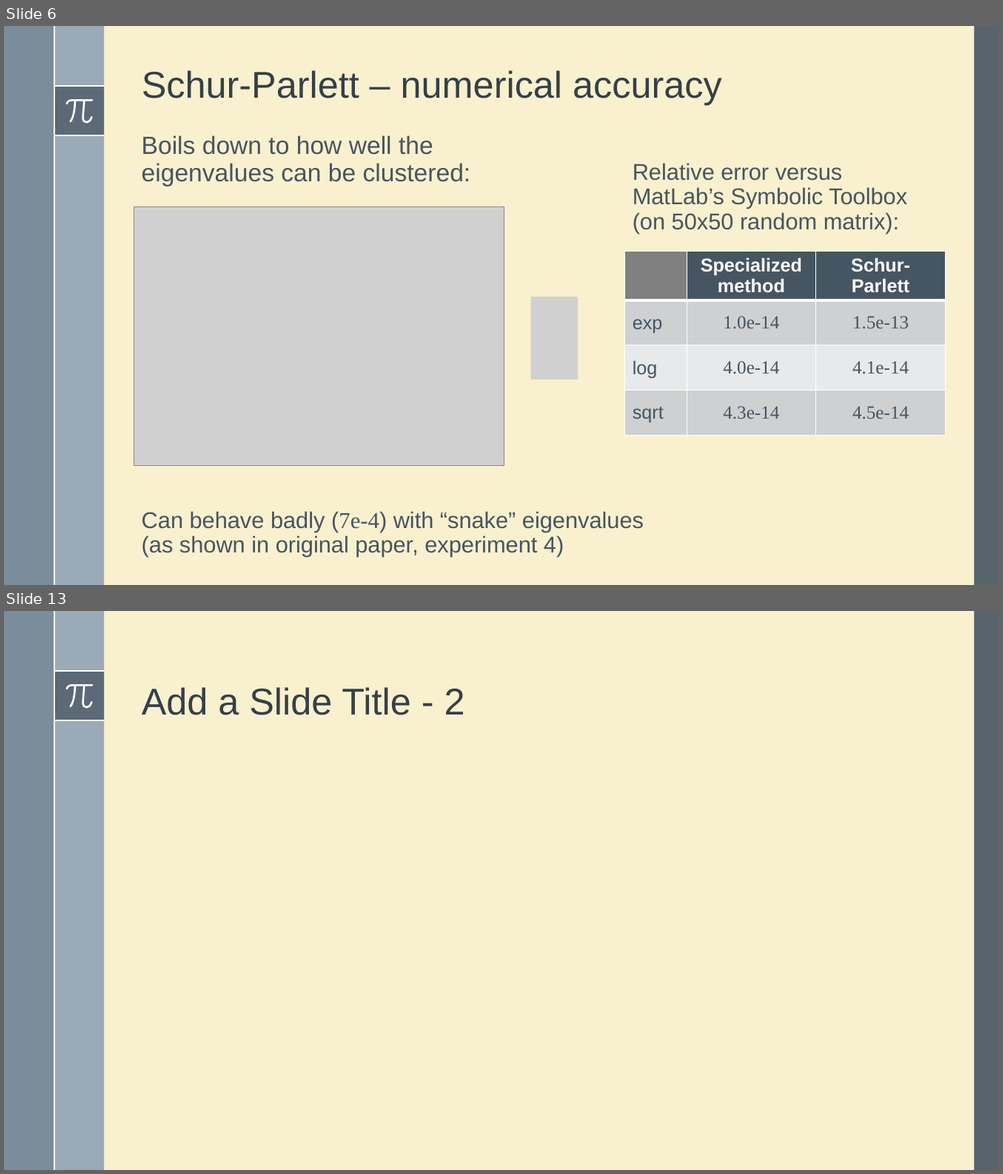
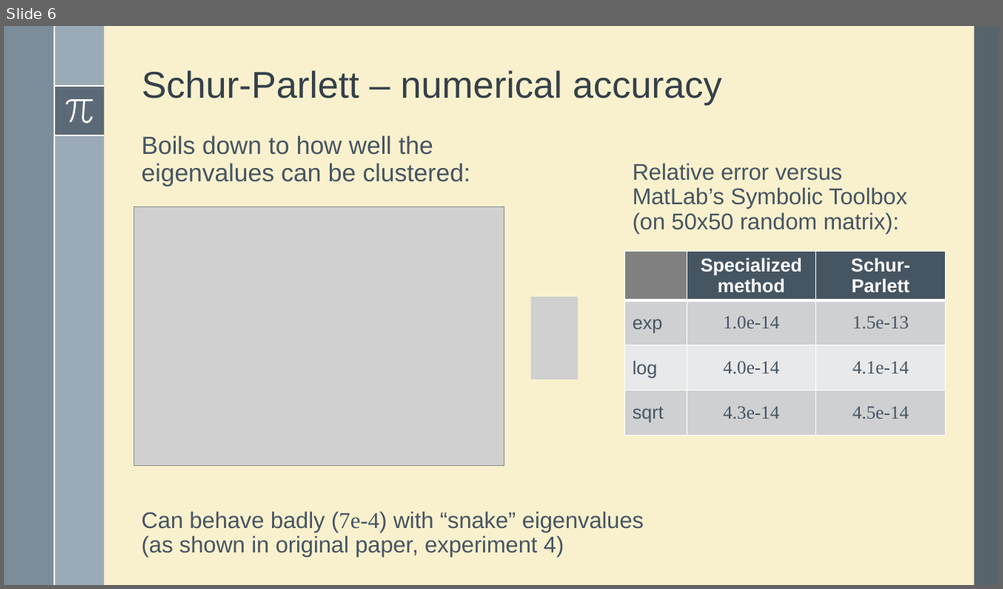
Before and after one commit to robzan8/MatFun.jl, a slide deck: docs/slides pd2ggaln/MatFun.pptx. Shown one above the other, each under a label of ours: slides 6 and 13 before the commit, slide 6 after it; the slides between them are not shown. The pictures are 1003x1174 and 1003x589 pixels, drawn with LibreOffice and Linux fonts; fonts in the diff are those of the drawing; grey boxes stand for pictures. Boxes give left, top, right and bottom in pixels: in the first picture for what was removed or moved away, otherwise in the second. Text is boxed around its words. In the diff, an @@ line names an element or a change of style, - is before the commit and + after.

```diff
--- a/docs/slides pd2ggaln/MatFun.pptx
+++ b/docs/slides pd2ggaln/MatFun.pptx
@@ slide 13 removed at [4,611,999,1170], background #F9F1CE; not listed: 8 template elements that a slide beside it also shows @@
@@ title removed at [142,687,465,715] @@
-Add a Slide Title - 2
```
Also in this commit, not shown: 3 slides changed, 7 slides added, 3 other slides removed, 12 other files.
